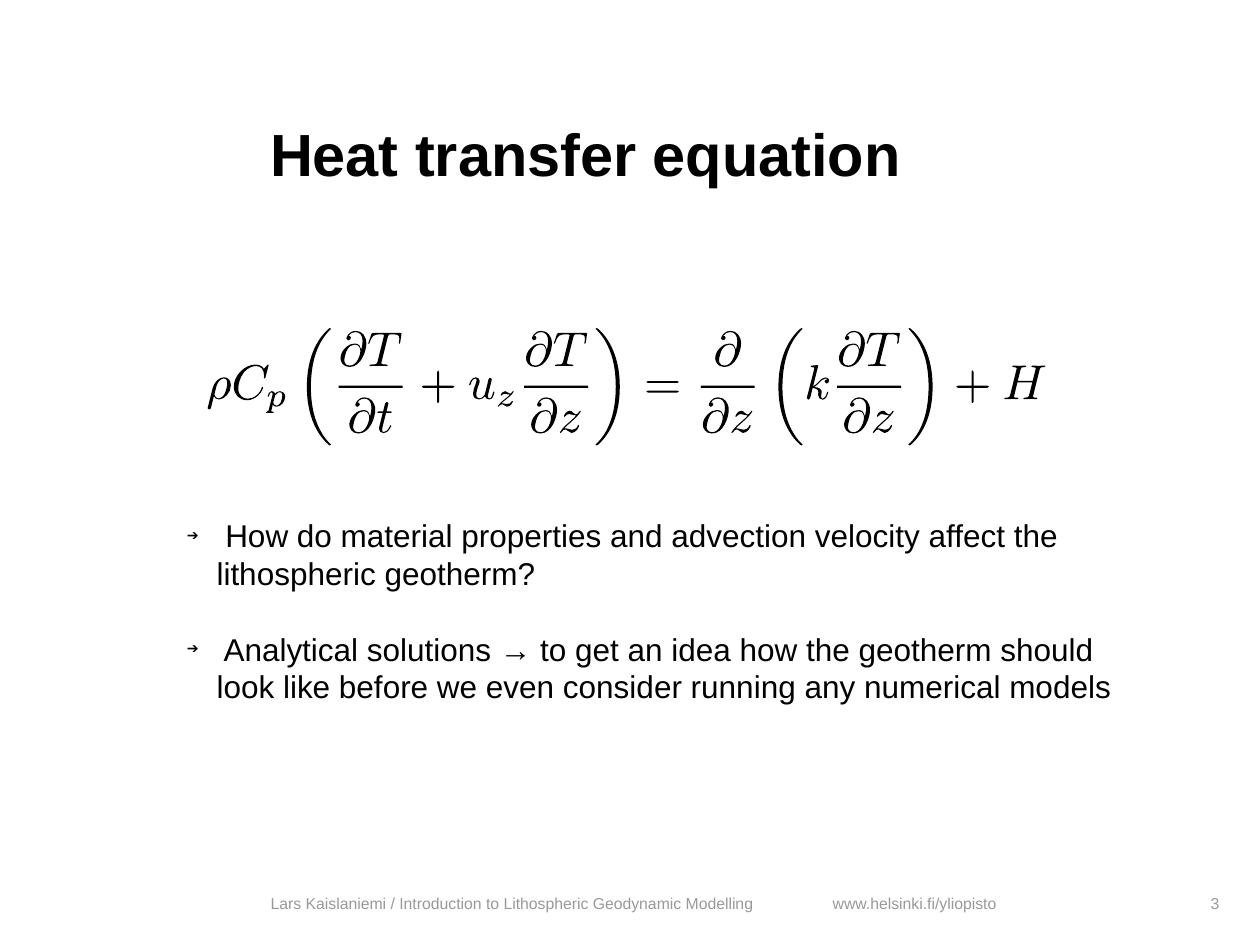
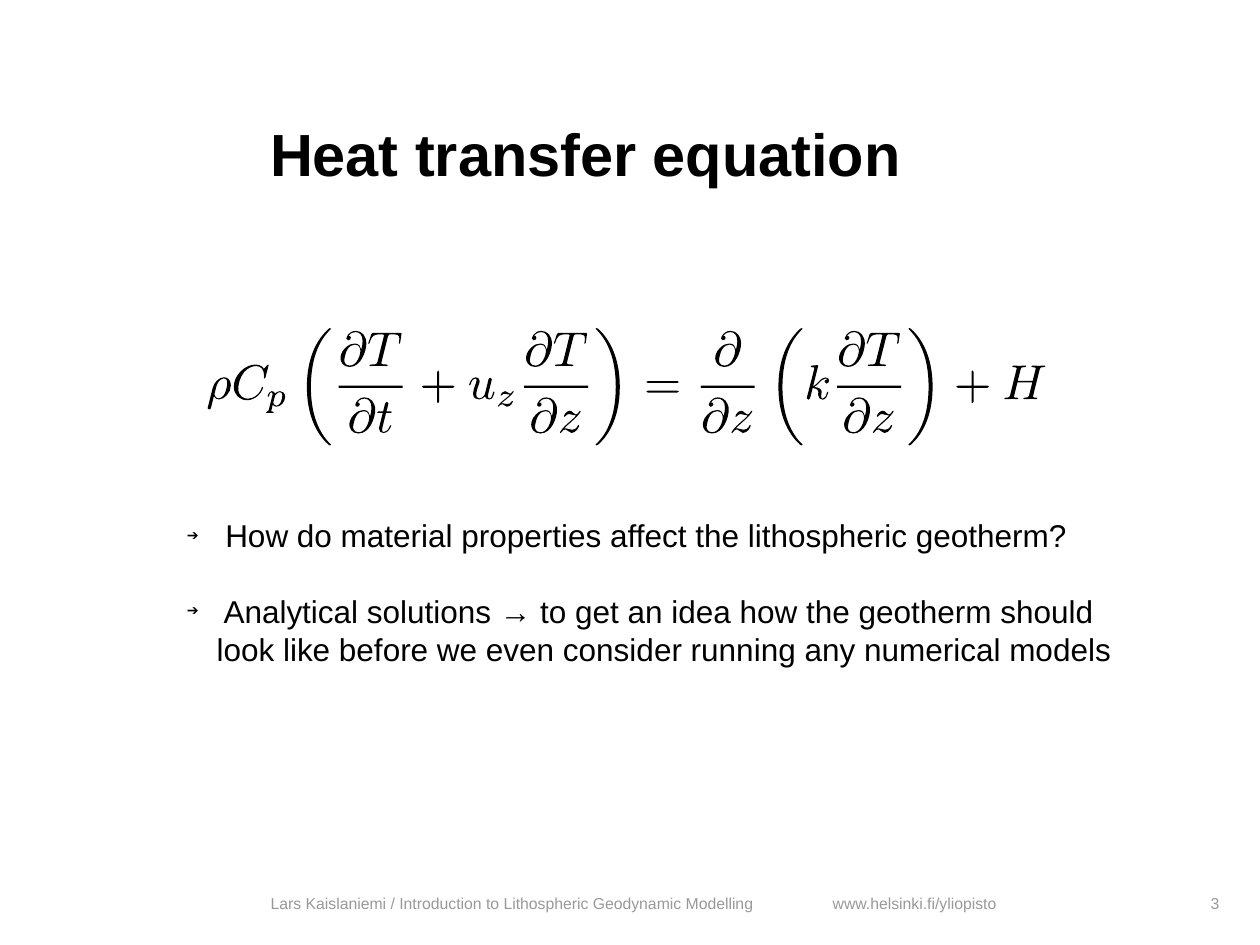
Before and after one commit to HUGG/NGWM2016-modelling-course, a slide deck: slide 3 of Lessons/03-Analytical-solutions-heat-transfer/heat_transfer_analytical.odp. Drawn at 1260x945 pixels with LibreOffice and Linux fonts; fonts in the diff are those of the drawing; background and template pictures are left out. Boxes give left, top, right and bottom in pixels: in the first picture for what was removed or moved away, otherwise in the second. Text is boxed around its words. In the diff, an @@ line names an element or a change of style, - is before the commit and + after.

```diff
--- a/Lessons/03-Analytical-solutions-heat-transfer/heat_transfer_analytical.odp
+++ b/Lessons/03-Analytical-solutions-heat-transfer/heat_transfer_analytical.odp
@@ text at bbox=[225, 524, 1067, 553]: text changed @@
-➔ How do material properties and advection velocity affect the lithospheric geotherm?
+➔ How do material properties affect the lithospheric geotherm?
```
Also in this commit, not shown: 10 other slides changed, 7 slides added, 3 other files.
